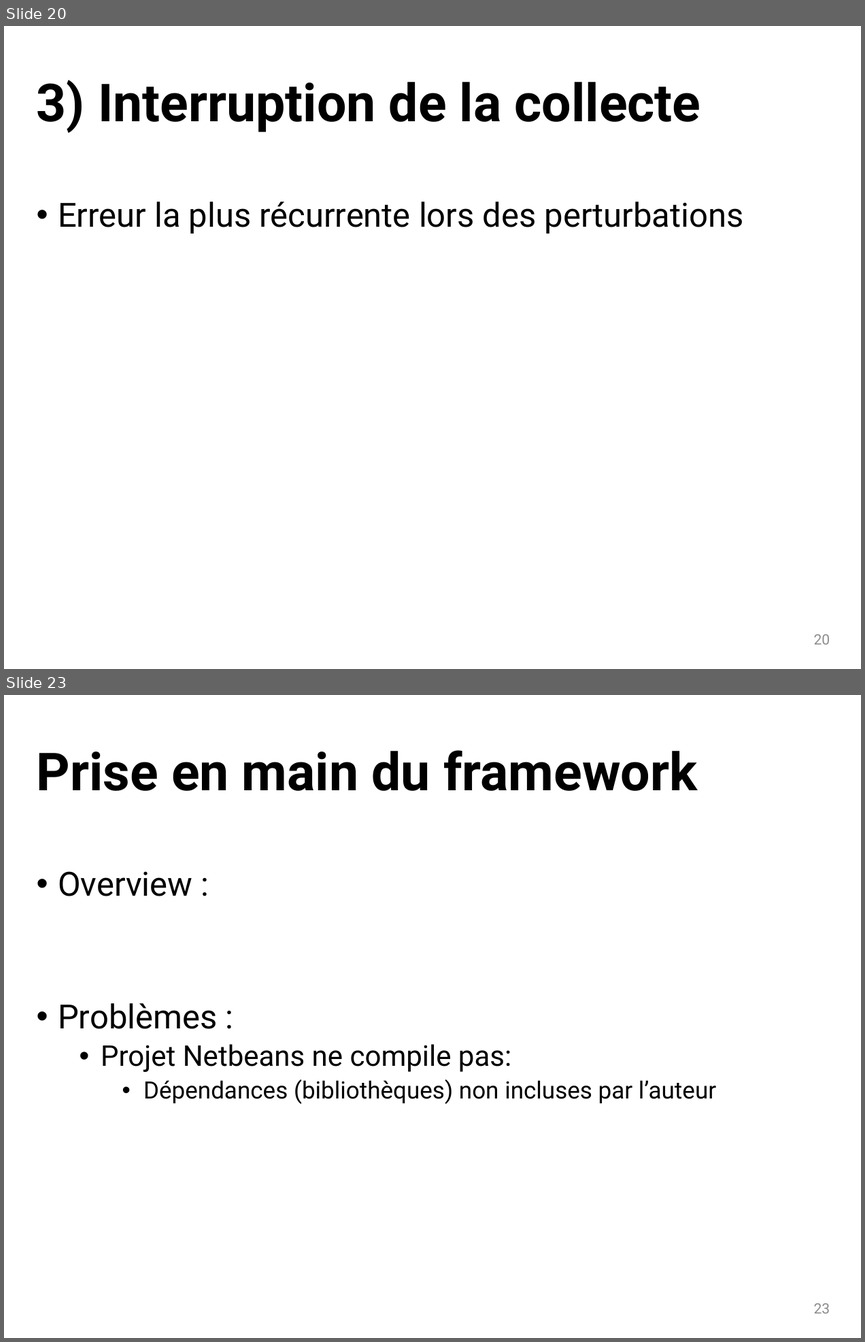
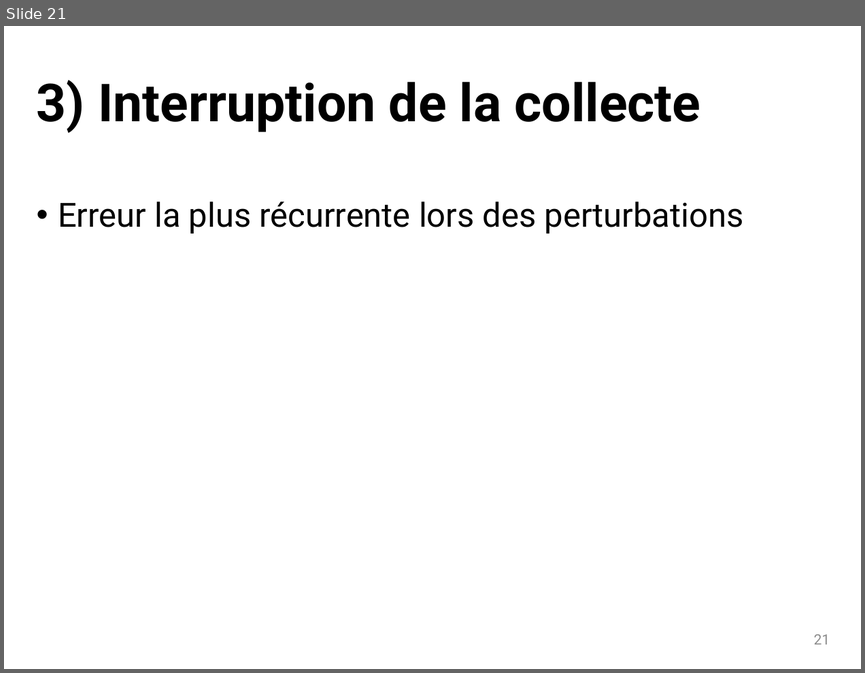
Before and after one commit to dosi-slides/2015_10_geomedia, a slide deck: slides.pptx. Shown one above the other, each under a label of ours: slides 20 and 23 before the commit, slide 21 after it; the slides between them are not shown. The pictures are 865x1342 and 865x673 pixels, drawn with LibreOffice and Linux fonts; fonts in the diff are those of the drawing. Boxes give left, top, right and bottom in pixels: in the first picture for what was removed or moved away, otherwise in the second. Text is boxed around its words. In the diff, an @@ line names an element or a change of style, - is before the commit and + after.

```diff
--- a/slides.pptx
+++ b/slides.pptx
@@ slide 23 removed at (x1=4, y1=695, x2=861, y2=1338), background #FFFFFF @@
@@ title removed at (x1=37, y1=750, x2=697, y2=791) @@
-Prise en main du framework
@@ text removed at (x1=58, y1=871, x2=716, y2=1104) @@
-• Overview :
-• Problèmes :
-  • Projet Netbeans ne compile pas:
-    • Dépendances (bibliothèques) non incluses par l’auteur
@@ page number removed at (x1=814, y1=1303, x2=830, y2=1313) @@
-23
@@ what was slide 20 is now slide 21 @@
@@ page number at (x1=814, y1=634, x2=830, y2=644): text changed @@
-20
+21
```
Also in this commit, not shown: 4 slides changed, 4 slides added.
